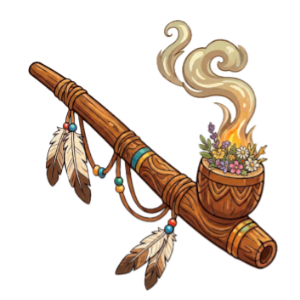
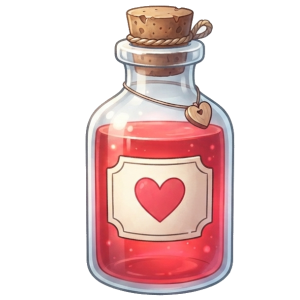
Layers edited between the first and the second 300 x 300 image:
added layer "Potion of Life" above "pipe" over box(85, 5, 235, 296)
hid "pipe" over box(28, 19, 278, 291)
